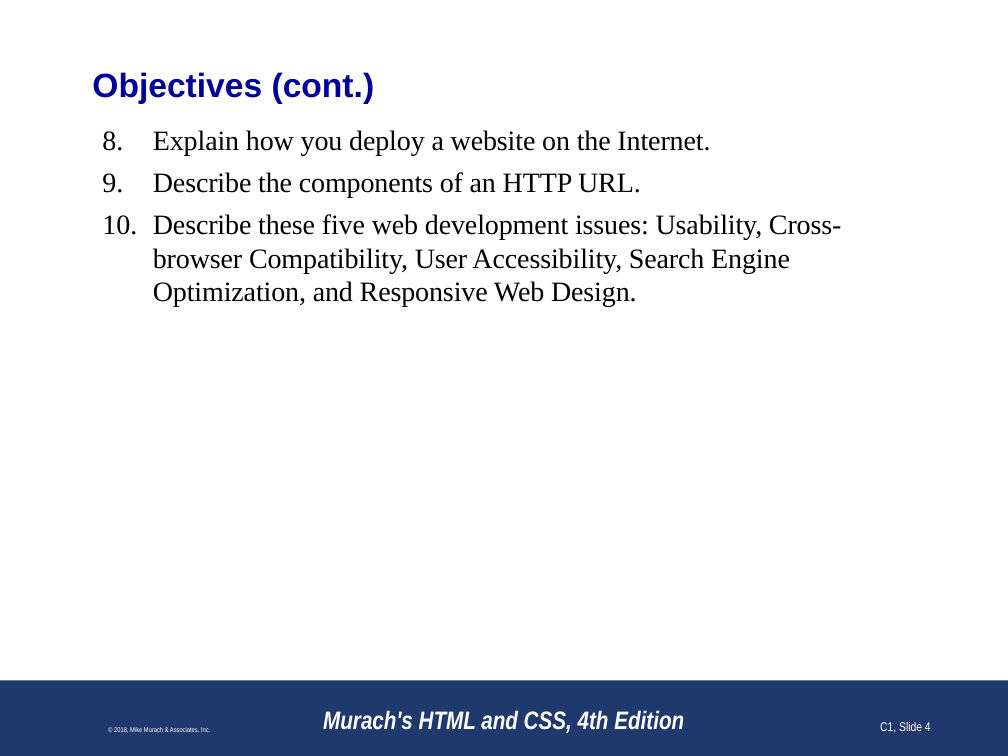
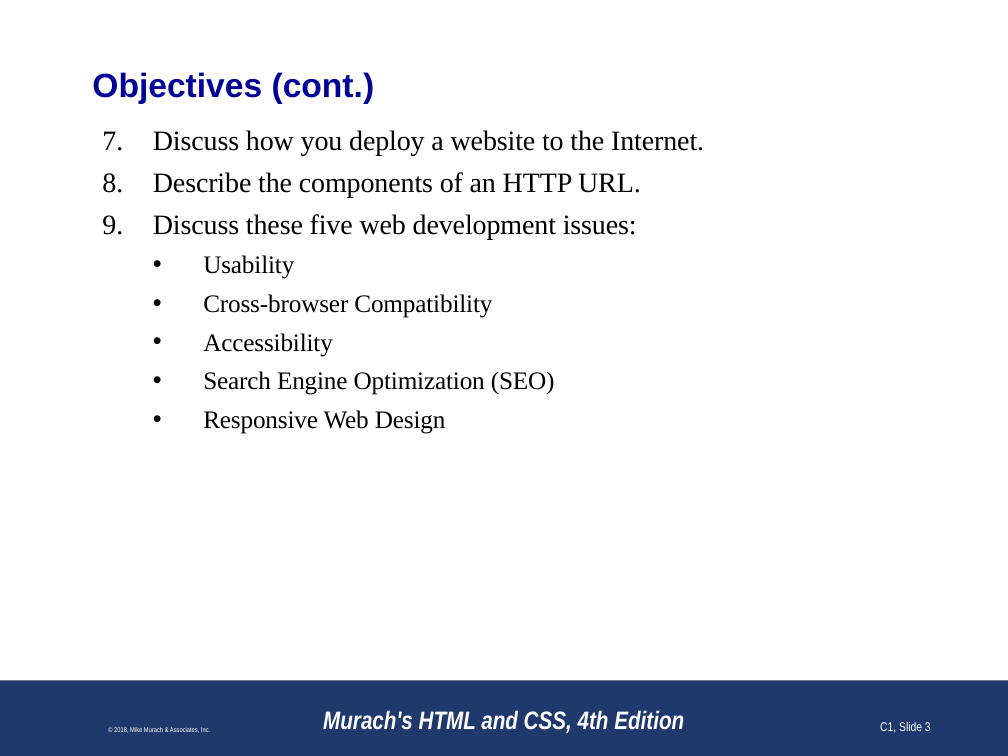
Before and after one commit to paulsmithkc/awd1000_base_lab_and_homework, a slide deck: slide 3 of murach_html_4e/slides/Chapter 1 slides (Revised).pptx (slide 4 before the commit). Drawn at 1008x756 pixels with LibreOffice and Linux fonts; fonts in the diff are those of the drawing; background and template pictures are left out. Boxes give left, top, right and bottom in pixels: in the first picture for what was removed or moved away, otherwise in the second. Text is boxed around its words. In the diff, an @@ line names an element or a change of style, - is before the commit and + after.

```diff
--- a/murach_html_4e/slides/Chapter 1 slides (Revised).pptx
+++ b/murach_html_4e/slides/Chapter 1 slides (Revised).pptx
@@ text at bbox=[153, 130, 704, 156]: text changed @@
-8. Explain how you deploy a website on the Internet.
+7. Discuss how you deploy a website to the Internet.
@@ text at bbox=[153, 214, 637, 434]: text changed; size 20 to 18 pt @@
-10. Describe these five web development issues: Usability, Cross-browser Compatibility, User Accessibility, Search Engine Optimization, and Responsive Web Design.
+9. Discuss these five web development issues:
+  • Usability
+  • Cross-browser Compatibility
+  • Accessibility
+  • Search Engine Optimization (SEO)
+  • Responsive Web Design
@@ page number at bbox=[880, 722, 931, 733]: text changed @@
-C1, Slide 4
+C1, Slide 3
```
Also in this commit, not shown: 21 other slides changed.
